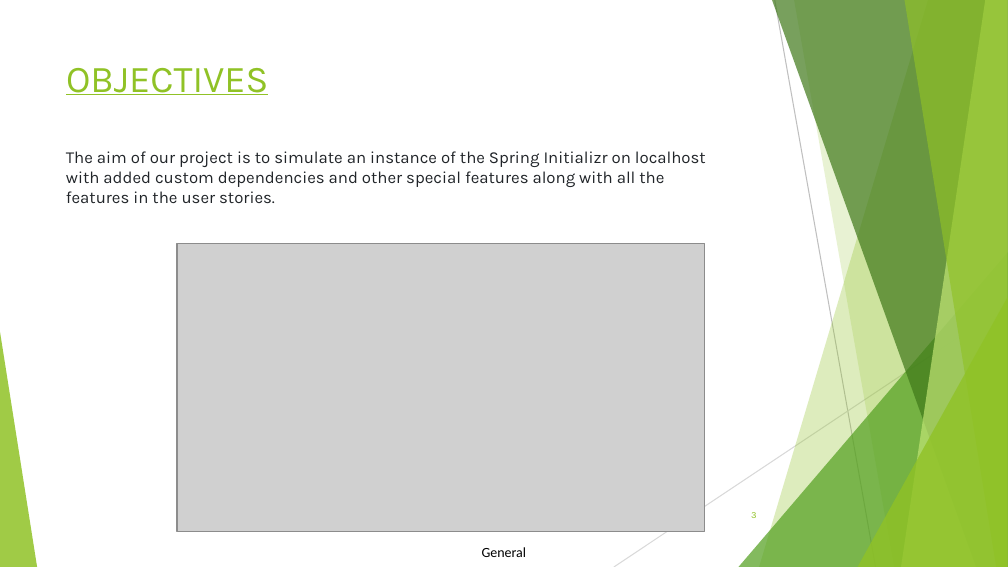
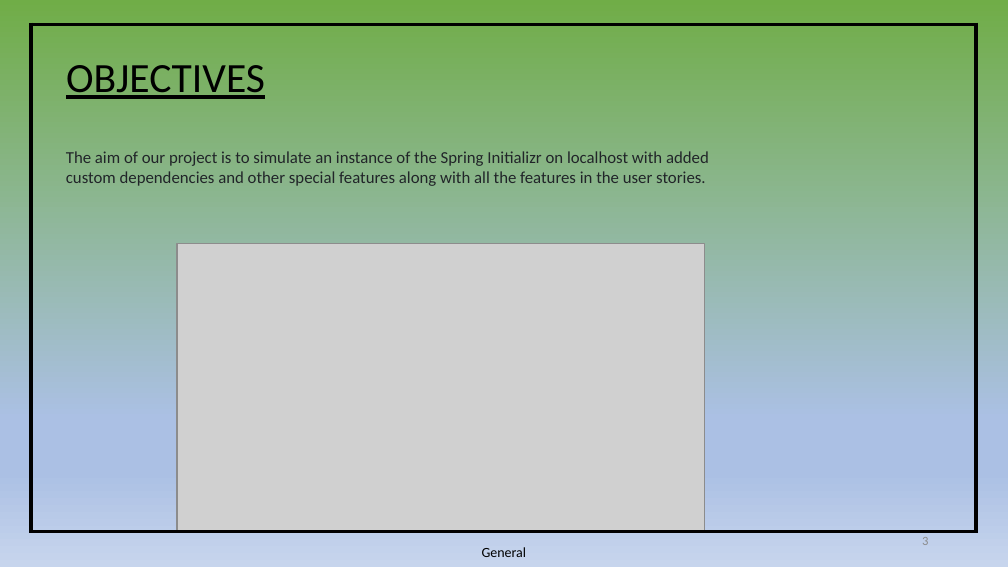
Before and after one commit to Tunir10Chaudhuri/Case_Study_Group_4, a slide deck: slide 3 of CaseStudy-04.pptx. Drawn at 1008x567 pixels with LibreOffice and Linux fonts; fonts in the diff are those of the drawing; grey boxes stand for pictures. Boxes give left, top, right and bottom in pixels: in the first picture for what was removed or moved away, otherwise in the second. Text is boxed around its words. In the diff, an @@ line names an element or a change of style, - is before the commit and + after.

```diff
--- a/CaseStudy-04.pptx
+++ b/CaseStudy-04.pptx
@@ background #FFFFFF to gradient #70AD47 to #ABC0E4 to #C7D5ED @@
@@ table added at [31, 24, 976, 531], 1 rows, 1 columns @@
+
@@ title "OBJECTIVES" at [66, 65, 265, 99]: size 27 to 29.7 pt, font Karla to Calibri, text colour #90C226 to #000000; line spacing 1 to 0.9; vertical alignment top to middle @@
@@ text "The aim of our project ..." at [66, 151, 709, 186]: font Karla to Calibri @@
@@ group removed at [0, 0, 1008, 567]: 5 freeform shapes, 3 triangles, 2 lines @@
@@ page number: place and size @@
-page number at [751, 512, 757, 518]
+page number at [922, 537, 928, 545]
@@ page number at [922, 537, 928, 545]: size 6.8 to 9 pt, font Karla to Calibri, text colour #90C226 to #8C8C8C @@
```
Also in this commit, not shown: 10 other slides changed.
